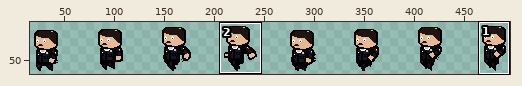
Two versions of one sprite sheet, FLRon-Sheet.png. The picture above shows the old version from afar; the outline marks the close-up.
Close-up. Earlier state:
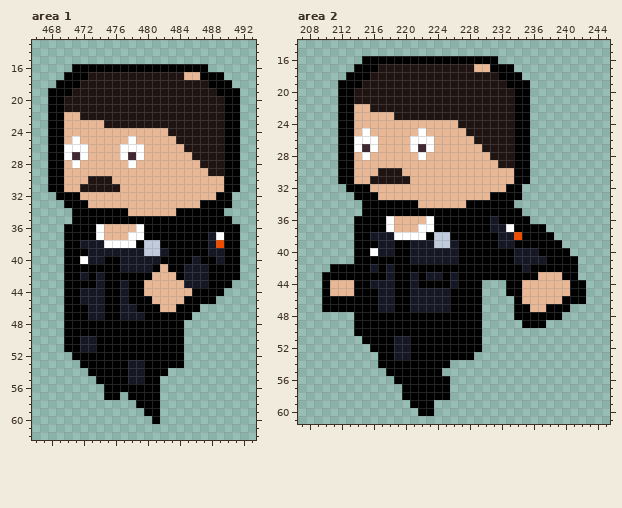
The file is 512x64 pixels. Shown: area 1: x 466..493, y 13..62; area 2: x 207..245, y 14..61. The old version is drawn lined up with the new one. The wide view leaves out empty margins. The commit also changed other parts of the picture, which this record leaves out.
The result:
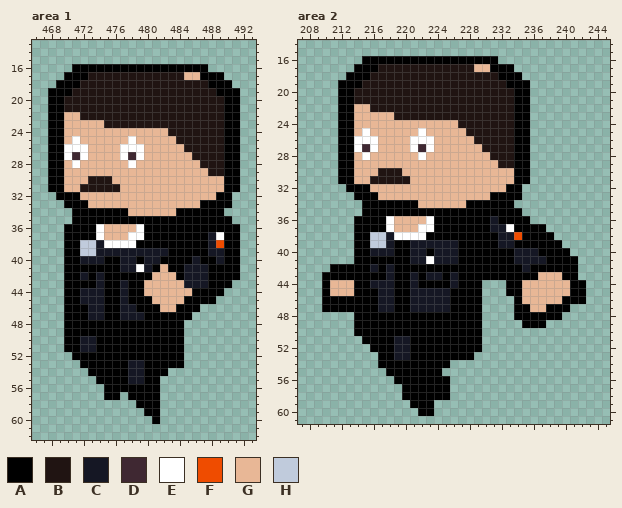
Palette (. is transparent): A #000000  B #201412  C #151724  D #3f2832  E #ffffff  F #ef4c00  G #e8b796  H #c0cbdc
Difference:
drawings rearranged on the sheet (the old picture shows each at its new place)
--- area 1
@@ x 470..483 @@
 37 AAAAEGGGEEAAAA
-38 AACCCEEEEAHHAA
-39 AAACCCCCCCHHCA
-40 AAECCAACCCCCAA
-41 AAAAAAACCCCAGA
+38 AAHHCEEEEAAAAA
+39 AAHHCCCCCCCCCA
+40 AACCCAACCACCAA
+41 AAAAAAACCECAGA
 42 AACACAAAAAAGGG
--- area 2
@@ x 214..227 @@
 37 AAAAEGGGEEAAAA
-38 AACCCEEEEAHHAA
-39 AAACCAACCCHHCA
-40 AAECCAACCCCCCA
-41 AAAAAAACCCCCCA
+38 AAHHCEEEEAAAAA
+39 AAHHCAACCCCCCA
+40 AACCCAACCACCCA
+41 AAAAAAACCECCCA
 42 AACACAAAAAAAAA
